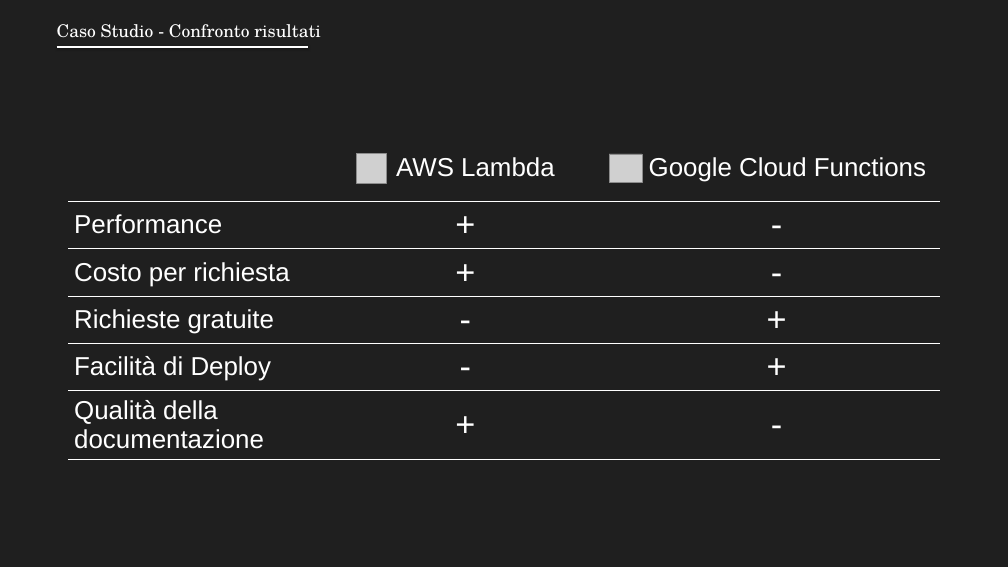
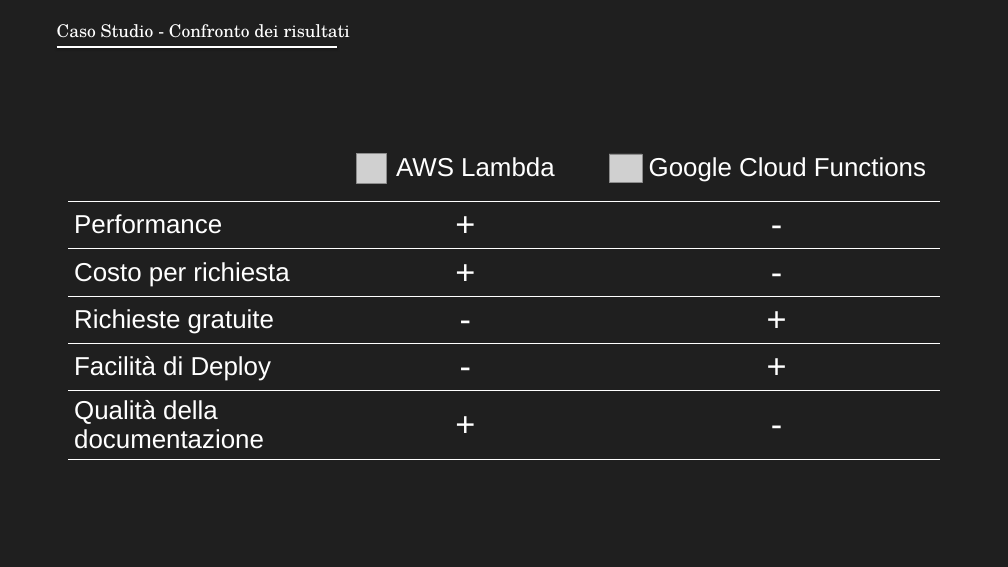
Before and after one commit to DavideDeRosa/tesi_ipim, a slide deck: slide 33 of presentazione/presentazione.pptx. Drawn at 1008x567 pixels with LibreOffice and Linux fonts; fonts in the diff are those of the drawing; grey boxes stand for pictures. Boxes give left, top, right and bottom in pixels: in the first picture for what was removed or moved away, otherwise in the second. Text is boxed around its words. In the diff, an @@ line names an element or a change of style, - is before the commit and + after.

```diff
--- a/presentazione/presentazione.pptx
+++ b/presentazione/presentazione.pptx
@@ text at bbox=[57, 24, 350, 38]: text changed @@
-Caso Studio - Confronto risultati
+Caso Studio - Confronto dei risultati
@@ line moved from (56, 47) - (308, 47) to (56, 47) - (337, 47) @@
```
Also in this commit, not shown: 11 other slides changed, 1 other file.
